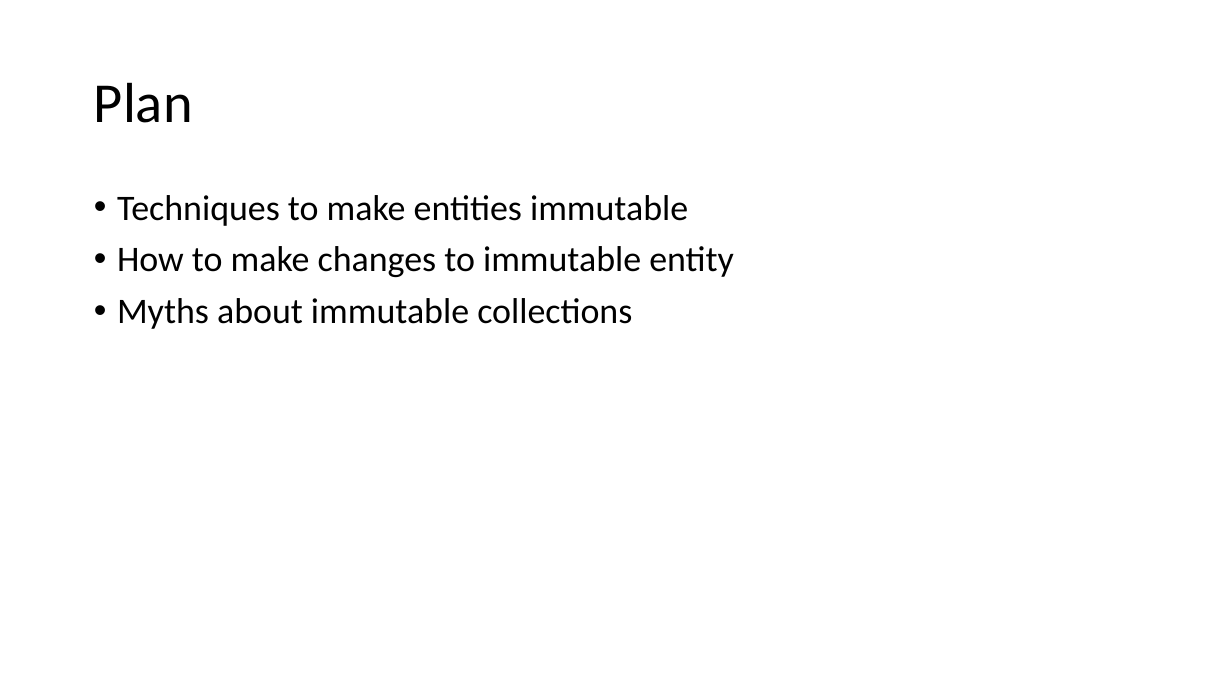
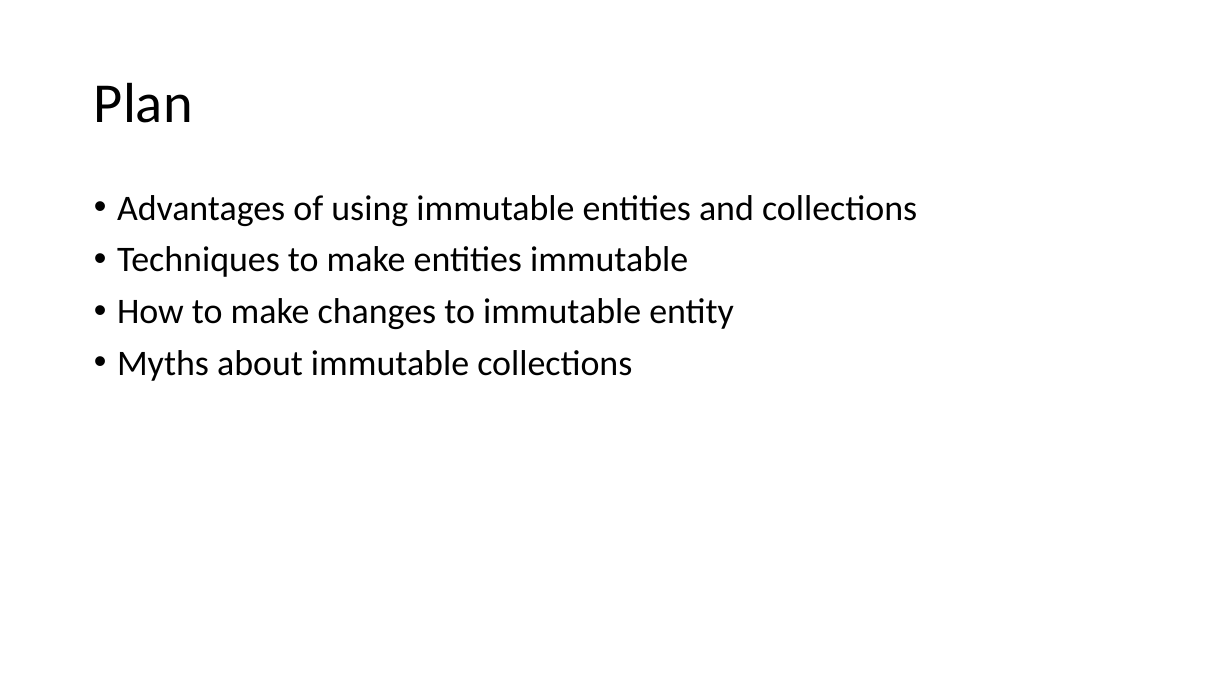
Before and after one commit to kugushev/presentations, a slide deck: slide 4 of Presentation.pptx. Drawn at 1232x693 pixels with LibreOffice and Linux fonts; fonts in the diff are those of the drawing. Boxes give left, top, right and bottom in pixels: in the first picture for what was removed or moved away, otherwise in the second. Text is boxed around its words. In the diff, an @@ line names an element or a change of style, - is before the commit and + after.

```diff
--- a/Presentation.pptx
+++ b/Presentation.pptx
@@ text at [117, 195, 917, 226]: paragraph added @@
+• Advantages of using immutable entities and collections
```
Also in this commit, not shown: 6 other slides changed, 6 slides added, 2 slides removed, 6 other files.
